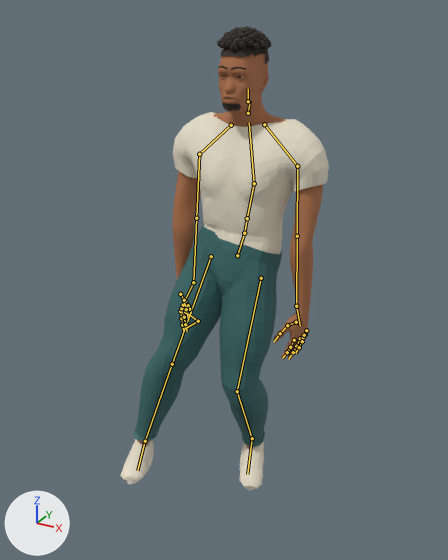
A saved change to the glTF model public/assets/reference_character.glb.
Camera for both pictures: a camera (50 mm lens) standing at (1.01, -1.96, 1.898) and looking at (0.001, -0.127, 0.981). Arrows for +X, +Y and +Z are at lower left; the lights stay in place. The first picture is the older version. Both versions are drawn at frame 8 of the action 'TurnLeft'; the numbers are the values there. The bones that change, and the others that lie on the model, are drawn over the model as lines.

In view in the first picture: 'Reference_Character'.
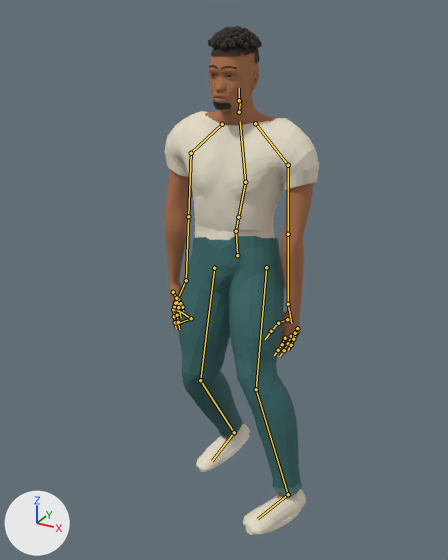
The change in detail:
Bone 'mixamorig:Hips' (bone_mixamorig_hips) turns from (-20, -4, -10) to (-20, 3, 11) degrees about its own x, y and z.
Bone 'mixamorig:LeftUpLeg' (bone_mixamorig_leftupleg) turns from (-5, -5, 4) to (2, 19, -6) degrees about its own x, y and z.
Bone 'mixamorig:LeftLeg' (bone_mixamorig_leftleg) turns from (-43, -2, -8) to (-20, 0, -6) degrees about its own x, y and z.
Bone 'mixamorig:LeftFoot' (bone_mixamorig_leftfoot) turns from (7, -12, 16) to (12, -12, -5) degrees about its own x, y and z.
Bone 'mixamorig:RightUpLeg' (bone_mixamorig_rightupleg) turns from (2, -19, 6) to (-5, 5, -4) degrees about its own x, y and z.
Bone 'mixamorig:RightLeg' (bone_mixamorig_rightleg) turns from (-20, 0, 6) to (-43, 2, 8) degrees about its own x, y and z.
Bone 'mixamorig:RightFoot' (bone_mixamorig_rightfoot) turns from (12, 12, 1) to (0, 11, -19) degrees about its own x, y and z.
Bone 'mixamorig:Spine' (bone_mixamorig_spine) turns from (20, -6, 9) to (20, 6, -9) degrees about its own x, y and z.
Bone 'mixamorig:LeftHandRing3' (bone_mixamorig_lefthandring3) turns from (9, 0, 1) to (-3, 7, -4) degrees about its own x, y and z.
Bone 'mixamorig:RightHandRing3' (bone_mixamorig_righthandring3) turns from (-4, 0, -8) to (-3, 6, 5) degrees about its own x, y and z.

Changed parts and their boxes (x1, y1, x2, y2) in the pictures (448 x 560 px):
'Reference_Character', posed (26% narrower, 9% taller)
    before: (120, 26, 329, 491)
    after: (165, 26, 319, 535)
bone 'mixamorig:Hips', root to tip
    before: (237, 255) to (244, 233)
    after: (237, 255) to (236, 231)
bone 'mixamorig:LeftUpLeg', root to tip
    before: (261, 278) to (237, 391)
    after: (266, 267) to (256, 389)
bone 'mixamorig:LeftLeg', root to tip
    before: (237, 391) to (252, 438)
    after: (256, 389) to (288, 494)
bone 'mixamorig:LeftFoot', root to tip
    before: (252, 438) to (247, 474)
    after: (288, 494) to (257, 519)
bone 'mixamorig:RightUpLeg', root to tip
    before: (211, 256) to (172, 364)
    after: (214, 268) to (200, 380)
bone 'mixamorig:RightLeg', root to tip
    before: (172, 364) to (145, 441)
    after: (200, 380) to (234, 432)
bone 'mixamorig:RightFoot', root to tip
    before: (145, 441) to (137, 470)
    after: (234, 432) to (212, 461)
bone 'mixamorig:Spine', root to tip
    before: (244, 233) to (247, 218)
    after: (236, 231) to (238, 217)
bone 'mixamorig:LeftHandRing3', root to tip
    before: (299, 347) to (295, 353)
    after: (291, 345) to (288, 350)
bone 'mixamorig:RightHandRing3', root to tip
    before: (198, 321) to (184, 329)
    after: (191, 318) to (176, 324)
